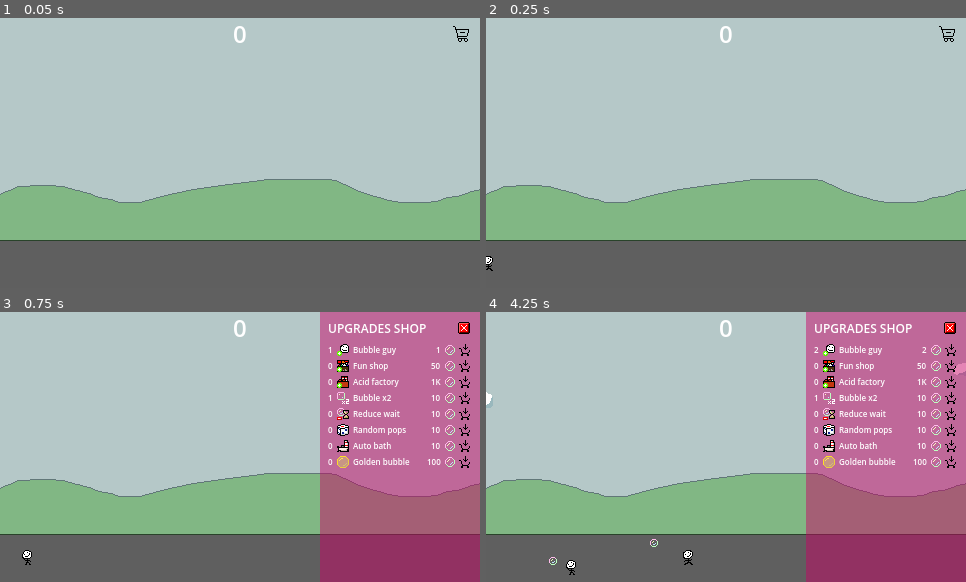
Above: before the commit, frames 1-4 (two rows, left to right).
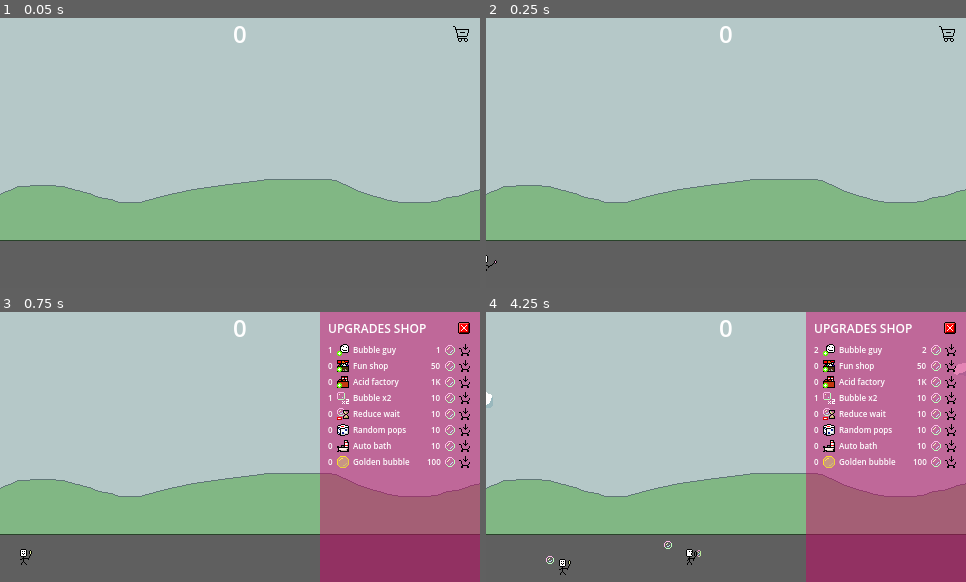
Above: after the commit, the same moments.

Repository: DISN-kolo/bubble-clicker-ggj25
Game: Godot game, scene res://main scene/MainScene.tscn
Two runs of this game, one before a commit and one after it. Both use one fixed random seed, a clock stepped at 60 frames per second and the inputs below.
Inputs (mouse positions are in pixels of both pictures, inside the frame that each line leads up to):
- Up to frame 1 (0.05 s): no input
- Up to frame 2 (0.25 s): no input
- Up to frame 3 (0.75 s): click (460, 328) at 0.5 s
- Up to frame 4 (4.25 s): click (951, 349) at 1.27 s; tap Enter (ui_accept) at 2, 2.27, 3.02 s; move the mouse to (572, 555) at 2.02 s; hold Right (ui_right) 2.03-3.53 s; click (572, 555) at 2.1 s; move the mouse to (630, 460) at 2.77 s; click (630, 460) at 2.85 s; move the mouse to (774, 387) at 3.52 s; hold Left (ui_left) from 3.53 s (still down); click (774, 387) at 3.6 s

Frame 1 is identical in both runs. In frame 2, less than 0.1% of the frame differs, in the area x 0-3%, y 87-94%; in frame 3, less than 0.1%; in frame 4, 0.3%, in the area x 12-45%, y 84-98%.

Commit message:
speed, z indices, new animation

Diff:
--- a/bubble/Bubble.tscn
+++ b/bubble/Bubble.tscn
@@ -8,6 +8,7 @@
 [sub_resource type="RectangleShape2D" id="RectangleShape2D_n2vpg"]
 
 [node name="CharacterBody2D" type="CharacterBody2D" groups=["bubble"]]
+z_index = 11
 collision_layer = 6
 collision_mask = 0
 script = ExtResource("1_46c87")
--- a/bubbles_value/bubbles_value.tscn
+++ b/bubbles_value/bubbles_value.tscn
@@ -6,6 +6,7 @@
 font_size = 24
 
 [node name="Control" type="Control"]
+z_index = 13
 layout_mode = 3
 anchors_preset = 15
 anchor_right = 1.0
--- a/main scene/cloud.tscn
+++ b/main scene/cloud.tscn
@@ -8,6 +8,7 @@
 
 [node name="CharacterBody2D" type="CharacterBody2D" groups=["cloud"]]
 z_index = -1
+z_as_relative = false
 collision_mask = 0
 script = ExtResource("1_wcugm")
 
--- a/shop/factory_acid.tscn
+++ b/shop/factory_acid.tscn
@@ -11,6 +11,7 @@
 font_size = 7
 
 [node name="FactoryAcid" type="Node2D"]
+z_as_relative = false
 script = ExtResource("1_smpeu")
 
 [node name="Sprite2D" type="Sprite2D" parent="."]
--- a/tio/tio.gd
+++ b/tio/tio.gd
@@ -28,6 +28,7 @@
 	bubble_timer.wait_time = r
 	bubble_timer.start()
 	sprite.flip_h = sprite_flip
+	velocity *= rng.randf_range(0.96, 1.04)
 
 func _physics_process(delta):
 	# Add the gravity.
--- a/tio/tio.tscn
+++ b/tio/tio.tscn
@@ -1,27 +1,83 @@
-[gd_scene load_steps=7 format=3 uid="uid://pcwphnfh1u6w"]
+[gd_scene load_steps=15 format=3 uid="uid://pcwphnfh1u6w"]
 
 [ext_resource type="Script" path="res://tio/tio.gd" id="1_fgarx"]
-[ext_resource type="Texture2D" uid="uid://dlcrabncaxyho" path="res://resources/tio.png" id="2_l5jut"]
+[ext_resource type="Texture2D" uid="uid://b8l1avx2e4fk4" path="res://resources/BubbleGuyAnimation.png" id="2_slmis"]
 
 [sub_resource type="RectangleShape2D" id="RectangleShape2D_7tfff"]
 size = Vector2(10, 15)
 
-[sub_resource type="AtlasTexture" id="AtlasTexture_o2n01"]
-atlas = ExtResource("2_l5jut")
+[sub_resource type="AtlasTexture" id="AtlasTexture_ny8td"]
+atlas = ExtResource("2_slmis")
 region = Rect2(0, 0, 16, 16)
 
-[sub_resource type="AtlasTexture" id="AtlasTexture_h8o5o"]
-atlas = ExtResource("2_l5jut")
+[sub_resource type="AtlasTexture" id="AtlasTexture_wltdi"]
+atlas = ExtResource("2_slmis")
 region = Rect2(0, 16, 16, 16)
+
+[sub_resource type="AtlasTexture" id="AtlasTexture_nqln1"]
+atlas = ExtResource("2_slmis")
+region = Rect2(0, 32, 16, 16)
+
+[sub_resource type="AtlasTexture" id="AtlasTexture_x4h3i"]
+atlas = ExtResource("2_slmis")
+region = Rect2(0, 48, 16, 16)
+
+[sub_resource type="AtlasTexture" id="AtlasTexture_kugpn"]
+atlas = ExtResource("2_slmis")
+region = Rect2(0, 64, 16, 16)
+
+[sub_resource type="AtlasTexture" id="AtlasTexture_tgw78"]
+atlas = ExtResource("2_slmis")
+region = Rect2(0, 80, 16, 16)
+
+[sub_resource type="AtlasTexture" id="AtlasTexture_xmcrs"]
+atlas = ExtResource("2_slmis")
+region = Rect2(0, 96, 16, 16)
+
+[sub_resource type="AtlasTexture" id="AtlasTexture_8gdwc"]
+atlas = ExtResource("2_slmis")
+region = Rect2(0, 112, 16, 16)
+
+[sub_resource type="AtlasTexture" id="AtlasTexture_w8m2s"]
+atlas = ExtResource("2_slmis")
+region = Rect2(0, 128, 16, 16)
+
+[sub_resource type="AtlasTexture" id="AtlasTexture_eux3k"]
+atlas = ExtResource("2_slmis")
+region = Rect2(0, 144, 16, 16)
 
 [sub_resource type="SpriteFrames" id="SpriteFrames_ibsxh"]
 animations = [{
 "frames": [{
 "duration": 1.0,
-"texture": SubResource("AtlasTexture_o2n01")
+"texture": SubResource("AtlasTexture_ny8td")
 }, {
 "duration": 1.0,
-"texture": SubResource("AtlasTexture_h8o5o")
+"texture": SubResource("AtlasTexture_wltdi")
+}, {
+"duration": 1.0,
+"texture": SubResource("AtlasTexture_nqln1")
+}, {
+"duration": 1.0,
+"texture": SubResource("AtlasTexture_x4h3i")
+}, {
+"duration": 1.0,
+"texture": SubResource("AtlasTexture_kugpn")
+}, {
+"duration": 1.0,
+"texture": SubResource("AtlasTexture_tgw78")
+}, {
+"duration": 1.0,
+"texture": SubResource("AtlasTexture_xmcrs")
+}, {
+"duration": 1.0,
+"texture": SubResource("AtlasTexture_8gdwc")
+}, {
+"duration": 1.0,
+"texture": SubResource("AtlasTexture_w8m2s")
+}, {
+"duration": 1.0,
+"texture": SubResource("AtlasTexture_eux3k")
 }],
 "loop": true,
 "name": &"default",
@@ -39,6 +95,7 @@
 [node name="AnimatedSprite2D" type="AnimatedSprite2D" parent="."]
 sprite_frames = SubResource("SpriteFrames_ibsxh")
 autoplay = "default"
+frame_progress = 0.897867
 
 [node name="BubbleTimer" type="Timer" parent="."]
 autostart = true
Binary file added: resources/BubbleGuyAnimation.png
Not shown, added: resources/BubbleGuyAnimation.png.import
